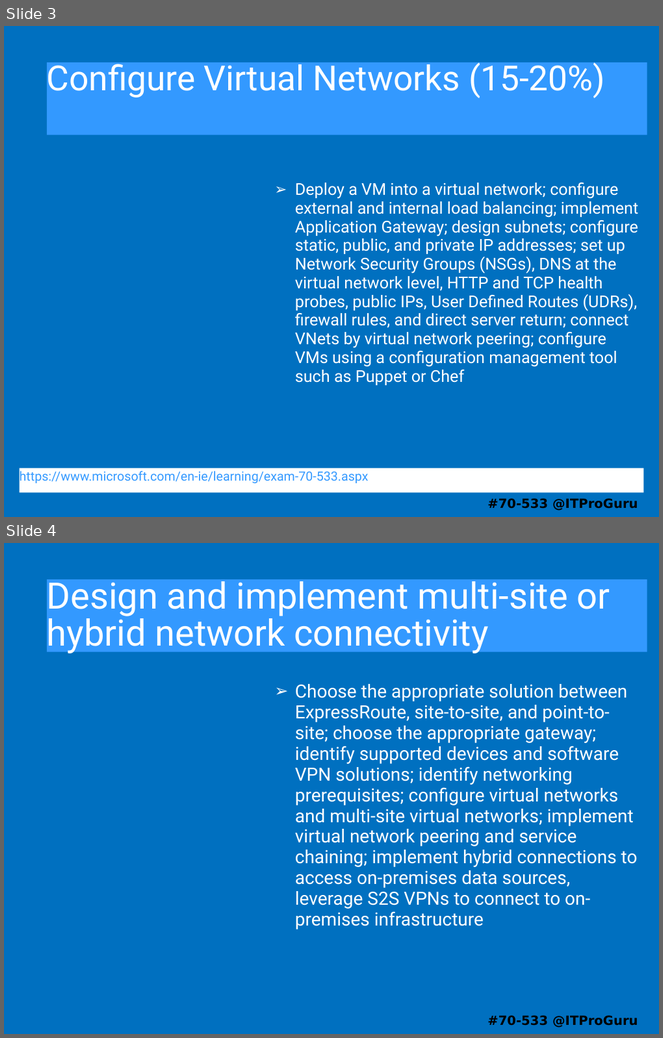
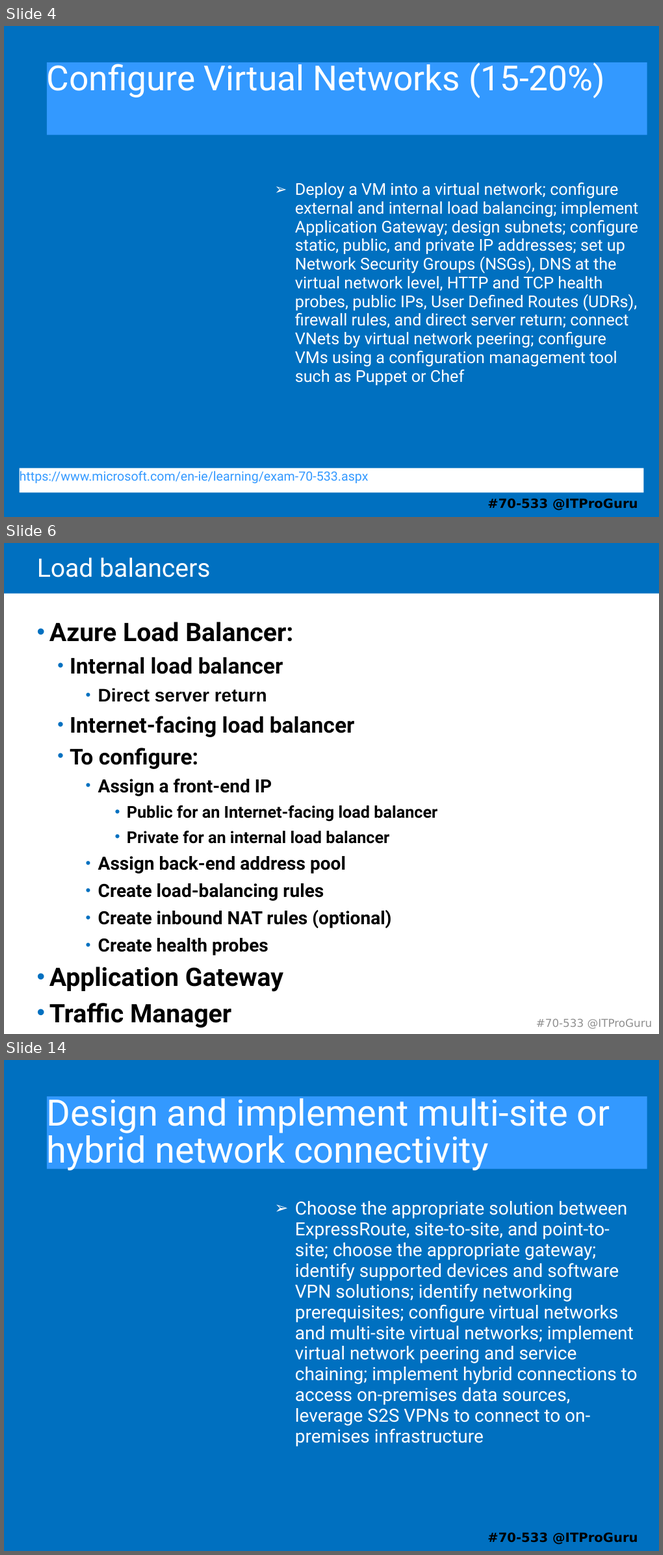
Before and after one commit to guruskill/70-533, a slide deck: 70-533-04-Network.pptx. Shown one above the other, each under a label of ours: slides 3 and 4 before the commit, slides 4, 6 and 14 after it; the slides between them are not shown. The pictures are 663x1038 and 663x1555 pixels, drawn with LibreOffice and Linux fonts; fonts in the diff are those of the drawing. Boxes give left, top, right and bottom in pixels: in the first picture for what was removed or moved away, otherwise in the second. Text is boxed around its words. In the diff, an @@ line names an element or a change of style, - is before the commit and + after.

```diff
--- a/70-533-04-Network.pptx
+++ b/70-533-04-Network.pptx
@@ slide 6 added at (4,543,659,1034), background #FFFFFF @@
@@ rectangle added at (4,543,659,594), fill #0070C0 @@
@@ title added at (37,557,210,577), 28 pt, text #FFFFFF @@
+Load balancers
@@ text added at (50,622,438,992), 20 pt, text #000000, bold @@
+• Azure Load Balancer:
+  • Internal load balancer
+    • Direct server return
+  • Internet-facing load balancer
+  • To configure:
+    • Assign a front-end IP
+      • Public for an Internet-facing load balancer
+      • Private for an internal load balancer
+    • Assign back-end address pool
+    • Create load-balancing rules
+    • Create inbound NAT rules (optional)
+    • Create health probes
+• Application Gateway
+• Traffic Manager
@@ text added at (536,1019,653,1029), 12 pt, text #909090 @@
+#70-533 @ITProGuru
@@ what was slide 3 is now slide 4 @@
@@ what was slide 4 is now slide 14 @@
```
Also in this commit, not shown: 1 slide changed, 15 other slides added, 2 slides removed, 8 other files.
